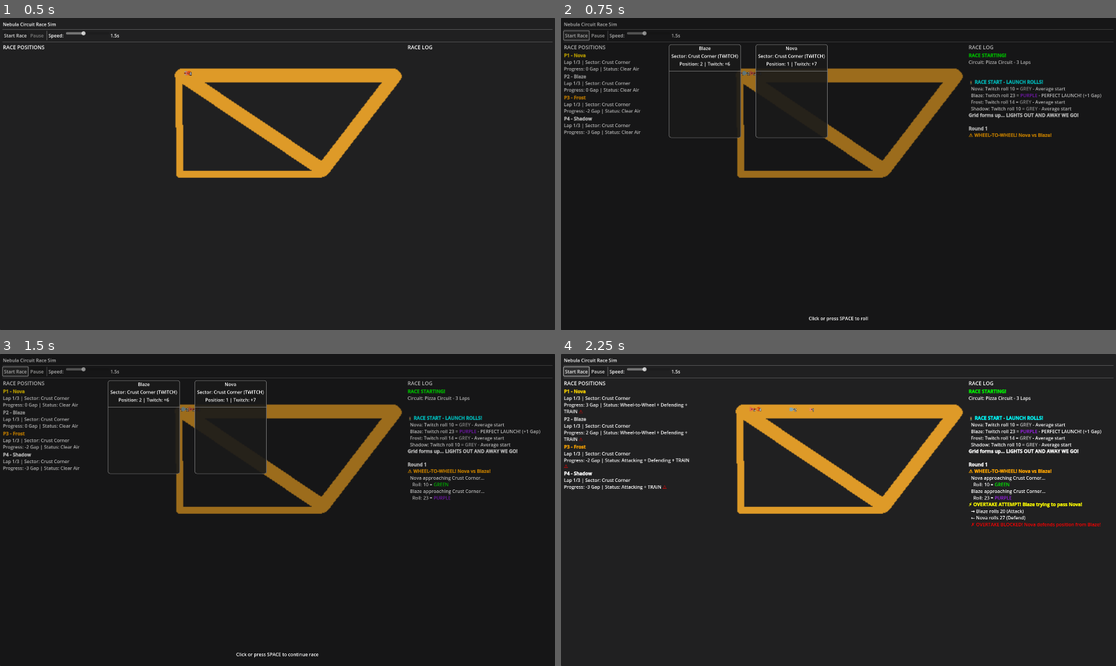
Above: before the commit, frames 1-4 (two rows, left to right).
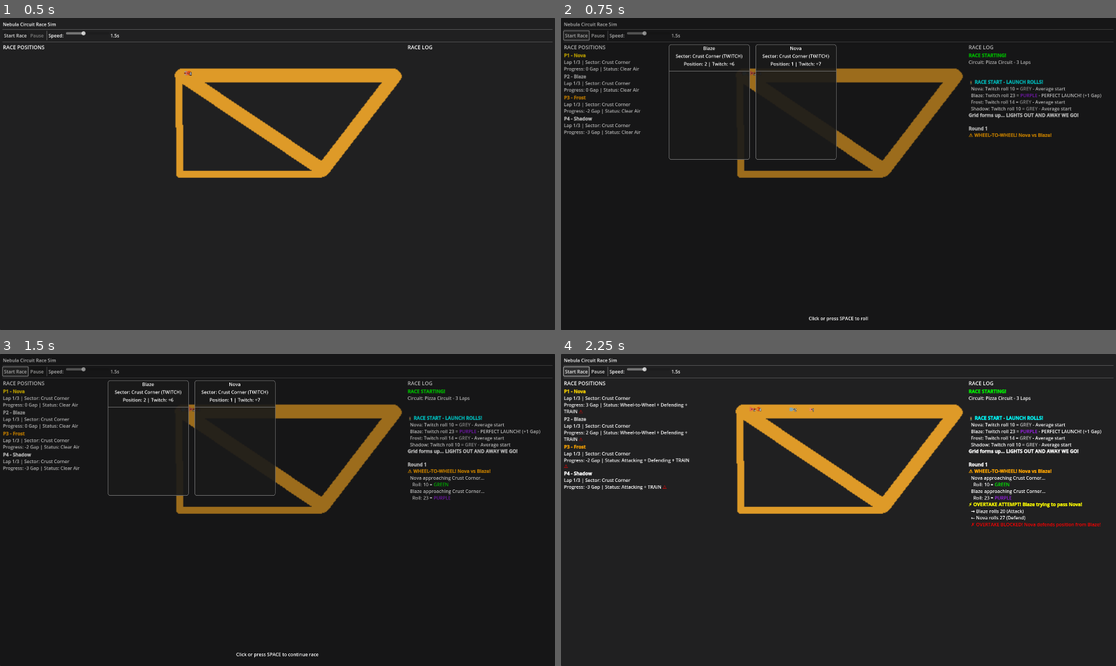
Above: after the commit, the same moments.

Repository: computersaucegames/nc
Game: Godot game, scene res://scenes/tests/RaceTestScene.tscn
Two runs of this game, one before a commit and one after it. Both use one fixed random seed, a clock stepped at 60 frames per second and the inputs below. The project has no main scene, so this scene is started directly.
Inputs:
- Up to frame 1 (0.5 s): no input
- Up to frame 2 (0.75 s): click "Start Race" at 0.5 s
- Up to frame 3 (1.5 s): click "Start Race" at 1.25 s
- Up to frame 4 (2.25 s): click "Start Race" at 2 s

Frame 1 is identical in both runs. In frame 2, 1.2% of the frame differs, in the area x 19-50%, y 8-46%; in frame 3, 1.2%; in frame 4, nothing differs.

Commit message:
Increase Focus Mode panel size and add debug output
- Increased panel size from 250x300 to 280x400 to fit new labels
- Added separation spacing to VBox for better readability
- Added debug print to verify setup_roll_display is being called

The enhanced display should now have enough room to show:
- Calculation breakdown
- Resolution flavor text

Diff:
--- a/scenes/ui/FocusModeRollPanel.tscn
+++ b/scenes/ui/FocusModeRollPanel.tscn
@@ -3,13 +3,14 @@
 [ext_resource type="Script" path="res://scripts/ui/FocusModeRollPanel.gd" id="1"]
 
 [node name="FocusModeRollPanel" type="PanelContainer"]
-custom_minimum_size = Vector2(250, 300)
-offset_right = 250.0
-offset_bottom = 300.0
+custom_minimum_size = Vector2(280, 400)
+offset_right = 280.0
+offset_bottom = 400.0
 script = ExtResource("1")
 
 [node name="VBox" type="VBoxContainer" parent="."]
 layout_mode = 2
+theme_override_constants/separation = 4
 
 [node name="PilotName" type="Label" parent="VBox"]
 layout_mode = 2
--- a/scripts/ui/FocusModeRollPanel.gd
+++ b/scripts/ui/FocusModeRollPanel.gd
@@ -56,6 +56,8 @@
 
 ## Setup display with roll results
 func setup_roll_display(pilot: PilotState, sector, roll_result: Dice.DiceResult, movement: int):
+	print("DEBUG: Setting up roll display for %s - tier: %s, movement: %d" % [pilot.name, roll_result.tier_name, movement])
+
 	pilot_name_label.text = pilot.name
 	sector_label.text = "Sector: %s (%s)" % [sector.sector_name, sector.get_check_type_string().to_upper()]
 
